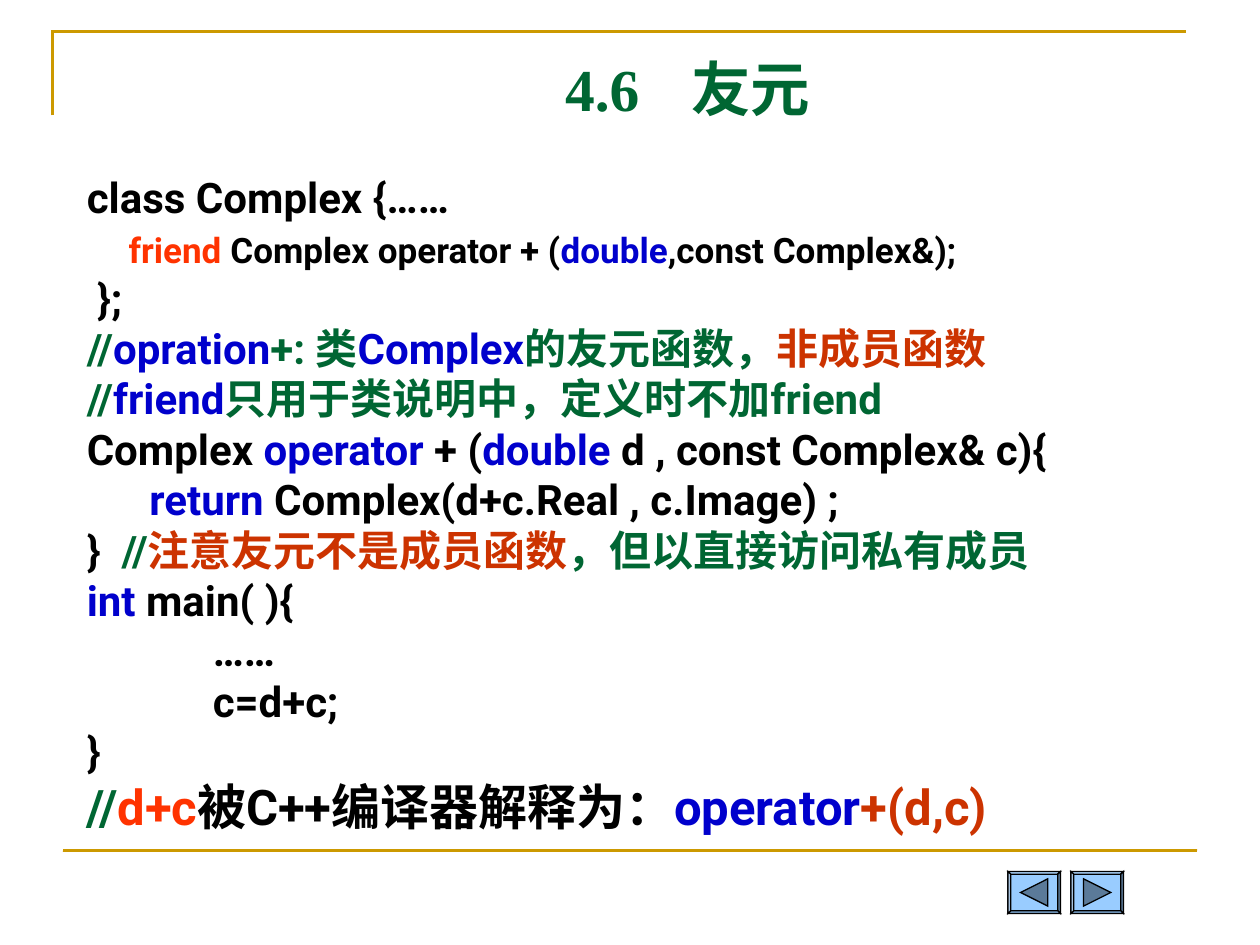
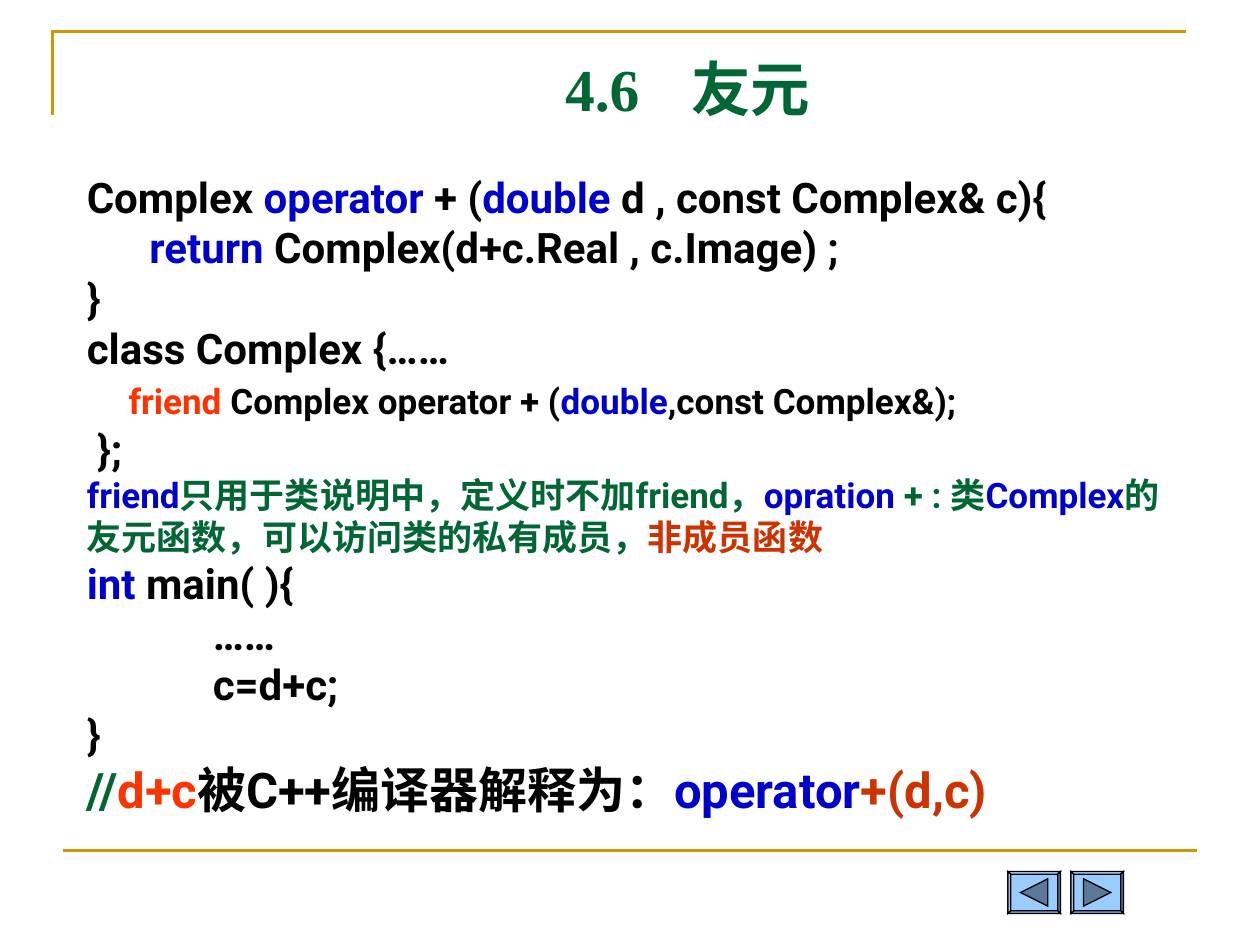
Before and after one commit to Changhe160/Changhe160.github.io, a slide deck: slide 59 of teachingRes/Cplusplus/unit04类与对象.ppt. Drawn at 1260x945 pixels with LibreOffice and Linux fonts; fonts in the diff are those of the drawing. Boxes give left, top, right and bottom in pixels: in the first picture for what was removed or moved away, otherwise in the second. Text is boxed around its words. In the diff, an @@ line names an element or a change of style, - is before the commit and + after.

```diff
--- a/teachingRes/Cplusplus/unit04类与对象.ppt
+++ b/teachingRes/Cplusplus/unit04类与对象.ppt
@@ text at [87,180,1047,272]: paragraphs added @@
+Complex operator + (double d , const Complex& c){
+return Complex(d+c.Real , c.Image) ;
+}
@@ text at [87,478,1159,555]: text changed; size 24 to 20 pt; text colour #000000 to #006633 @@
-//opration+: 类Complex的友元函数，非成员函数
-//friend只用于类说明中，定义时不加friend
-Complex operator + (double d , const Complex& c){
-return Complex(d+c.Real , c.Image) ;
-} //注意友元不是成员函数，但以直接访问私有成员
+friend只用于类说明中，定义时不加friend，opration + : 类Complex的友元函数，可以访问类的私有成员，非成员函数
```
Also in this commit, not shown: 9 other slides changed, 2 slides added, 1 slide removed, 1 other file.
